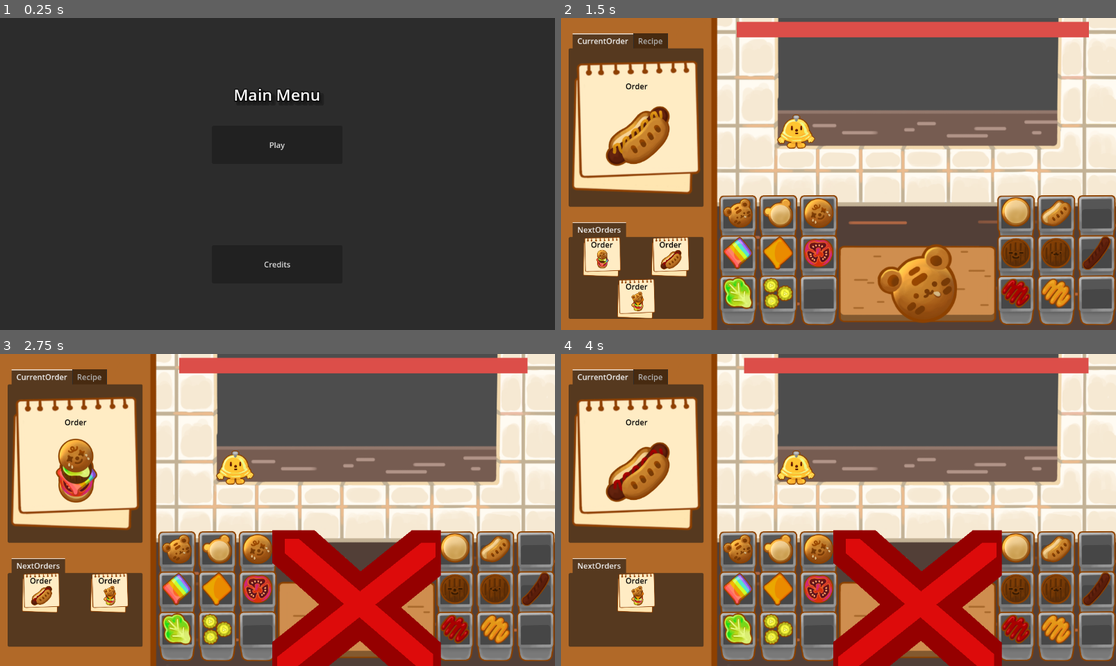
Above: before the commit, frames 1-4 (two rows, left to right).
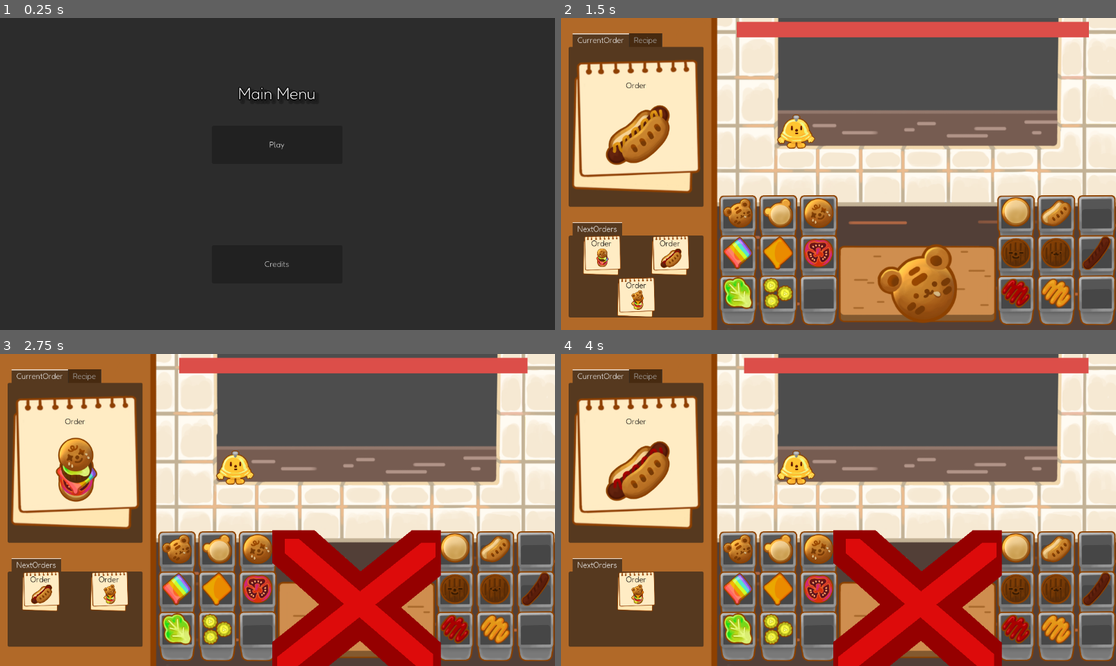
Above: after the commit, the same moments.

Repository: Gus700/FoodTruckBattles
Game: Godot game, scene res://scenes/SceneSwitcher.tscn
Same seed, same stepped clock (60 frames per second), same inputs: the game is played once before the commit and once after it.
Inputs (mouse positions are in pixels of both pictures, inside the frame that each line leads up to):
- Up to frame 1 (0.25 s): no input
- Up to frame 2 (1.5 s): click "Play" at 0.5 s; click (738, 211) at 1.27 s
- Up to frame 3 (2.75 s): click (233, 466) at 2 s
- Up to frame 4 (4 s): click (738, 547) at 2.77 s; click (794, 466) at 3.5 s

The runs differ from the first frame. In frame 1, 0.5% of the frame differs, in the area x 42-58%, y 22-80%; in frame 2, 2.7%, in the area x 1-26%, y 4-97%; in frame 3, 2.3%; in frame 4, 1.9%.

Commit message:
adding initial lore scene, cleaned up some of folders

Diff:
--- a/data/recipes.json
+++ /dev/null
@@ -1,15 +0,0 @@
-{
-	"hotDog": {
-		"ingredients": [
-			"hotDogBun",
-			"sausage",
-			"ketchup"
-		]
-	},
-	"burger" : [
-		"topBurgerBun",
-		"patty",
-		"tomato",
-		"bottomburgerbun"
-	]
-}
--- a/project.godot
+++ b/project.godot
@@ -19,6 +19,10 @@
 
 GlobalSig="*res://scripts/globalScripts/globalSig.gd"
 
+[gui]
+
+theme/custom_font="res://misc/Fredoka-VariableFont_wdth,wght.ttf"
+
 [rendering]
 
 renderer/rendering_method="gl_compatibility"
--- a/scenes/CraftingItem.tscn
+++ b/scenes/CraftingItem.tscn
@@ -1,6 +1,5 @@
-[gd_scene load_steps=3 format=3 uid="uid://dr2dst2nyakd"]
+[gd_scene load_steps=2 format=3 uid="uid://dr2dst2nyakd"]
 
-[ext_resource type="Texture2D" uid="uid://dhpn4wjttsn3h" path="res://assets/hotdog.png" id="1_dowo3"]
 [ext_resource type="Script" path="res://scripts/craftingItem.gd" id="2_lbae5"]
 
 [node name="CraftingItem" type="TextureRect"]
@@ -12,7 +11,6 @@
 grow_vertical = 2
 size_flags_horizontal = 3
 size_flags_vertical = 3
-texture = ExtResource("1_dowo3")
 expand_mode = 1
 stretch_mode = 3
 script = ExtResource("2_lbae5")
--- a/scenes/Level.tscn
+++ b/scenes/Level.tscn
@@ -261,9 +261,9 @@
 [node name="CompletionBell" type="TextureButton" parent="."]
 layout_mode = 1
 anchors_preset = -1
-anchor_left = 0.389
+anchor_left = 0.388889
 anchor_top = 0.309
-anchor_right = 0.458
+anchor_right = 0.457889
 anchor_bottom = 0.42
 offset_top = -0.23201
 texture_normal = ExtResource("6_1ceec")
--- a/scenes/PrepArea.tscn
+++ b/scenes/PrepArea.tscn
@@ -1,15 +1,11 @@
-[gd_scene load_steps=11 format=3 uid="uid://grxikpbbqced"]
+[gd_scene load_steps=7 format=3 uid="uid://grxikpbbqced"]
 
 [ext_resource type="Script" path="res://scripts/orderArea.gd" id="1_qsrft"]
 [ext_resource type="Resource" uid="uid://buiojh341edde" path="res://resourceData/burger.tres" id="2_d3oaa"]
 [ext_resource type="Resource" uid="uid://dnpf515es6dr0" path="res://resourceData/hotDog.tres" id="3_qkwbk"]
 [ext_resource type="PackedScene" uid="uid://bxcpeosapmm1b" path="res://scenes/SelectableIngredient.tscn" id="4_5s7qt"]
 [ext_resource type="PackedScene" uid="uid://ccgy2s607edvd" path="res://scenes/OrderCard.tscn" id="4_e8vaf"]
-[ext_resource type="Texture2D" uid="uid://ctss8d3jyqgoy" path="res://assets/bell.png" id="6_1qcec"]
 [ext_resource type="Script" path="res://scripts/craftingArea.gd" id="6_755mq"]
-[ext_resource type="Texture2D" uid="uid://cincguvpntqgu" path="res://assets/hotdog_bun.png" id="8_rt3ws"]
-[ext_resource type="Texture2D" uid="uid://dhpn4wjttsn3h" path="res://assets/hotdog.png" id="9_hb51t"]
-[ext_resource type="Texture2D" uid="uid://6m4q5hc5r4xa" path="res://assets/ketchup.png" id="10_1o1xx"]
 
 [node name="PrepArea" type="Control"]
 layout_mode = 3
@@ -67,24 +63,17 @@
 layout_mode = 2
 size_flags_horizontal = 4
 size_flags_vertical = 4
-texture_normal = ExtResource("6_1qcec")
 ignore_texture_size = true
 stretch_mode = 5
 
 [node name="SelectableIngredient" parent="VBoxContainer/IngredientsArea" instance=ExtResource("4_5s7qt")]
 layout_mode = 2
-ingredientName = "hotDogBun"
-mainTexture = ExtResource("8_rt3ws")
 
 [node name="SelectableIngredient2" parent="VBoxContainer/IngredientsArea" instance=ExtResource("4_5s7qt")]
 layout_mode = 2
-ingredientName = "sausage"
-mainTexture = ExtResource("9_hb51t")
 
 [node name="SelectableIngredient3" parent="VBoxContainer/IngredientsArea" instance=ExtResource("4_5s7qt")]
 layout_mode = 2
-ingredientName = "ketchup"
-mainTexture = ExtResource("10_1o1xx")
 
 [connection signal="update_recipe" from="VBoxContainer/OrderArea" to="VBoxContainer/CraftingArea" method="_on_order_area_update_recipe"]
 [connection signal="request_updated_order" from="VBoxContainer/CraftingArea" to="VBoxContainer/OrderArea" method="_on_crafting_area_request_updated_order"]
--- /dev/null
+++ b/scenes/loreScene.tscn
@@ -0,0 +1,70 @@
+[gd_scene load_steps=5 format=3 uid="uid://g6jpe0rh2xoo"]
+
+[ext_resource type="Script" path="res://scripts/loreScene.gd" id="1_pjpxh"]
+[ext_resource type="Texture2D" uid="uid://b5najsyc2rjed" path="res://assets/loreScenes/full/angel_s_scripture.png" id="2_jk1s3"]
+[ext_resource type="Texture2D" uid="uid://bmh0n4fiiyjvg" path="res://assets/loreScenes/full/narrative_bubble.png" id="3_sjyyf"]
+
+[sub_resource type="LabelSettings" id="LabelSettings_j3wkt"]
+font_size = 25
+font_color = Color(0, 0, 0, 1)
+
+[node name="LoreScene" type="Control"]
+layout_mode = 3
+anchors_preset = 15
+anchor_right = 1.0
+anchor_bottom = 1.0
+grow_horizontal = 2
+grow_vertical = 2
+script = ExtResource("1_pjpxh")
+img = ExtResource("2_jk1s3")
+
+[node name="backgroundImage" type="TextureRect" parent="."]
+layout_mode = 1
+anchors_preset = 15
+anchor_right = 1.0
+anchor_bottom = 1.0
+grow_horizontal = 2
+grow_vertical = 2
+texture = ExtResource("2_jk1s3")
+expand_mode = 1
+stretch_mode = 5
+
+[node name="textBubble" type="TextureRect" parent="."]
+layout_mode = 1
+anchors_preset = -1
+anchor_left = 0.167
+anchor_top = 0.031
+anchor_right = 0.833
+anchor_bottom = 0.198
+texture = ExtResource("3_sjyyf")
+expand_mode = 1
+
+[node name="MarginContainer" type="MarginContainer" parent="textBubble"]
+layout_mode = 1
+anchors_preset = 15
+anchor_right = 1.0
+anchor_bottom = 1.0
+grow_horizontal = 2
+grow_vertical = 2
+theme_override_constants/margin_left = 35
+theme_override_constants/margin_top = 10
+theme_override_constants/margin_right = 35
+theme_override_constants/margin_bottom = 10
+
+[node name="Label" type="Label" parent="textBubble/MarginContainer"]
+layout_mode = 2
+text = "This is a test of the text that would apear for the story secction of the the lore scenes that would explore the  rest of the story about all of the trucks  that you meet along the way"
+label_settings = SubResource("LabelSettings_j3wkt")
+vertical_alignment = 1
+autowrap_mode = 2
+
+[node name="NextScene" type="Button" parent="."]
+layout_mode = 1
+anchors_preset = -1
+anchor_left = 0.681
+anchor_top = 0.889
+anchor_right = 0.847
+anchor_bottom = 0.963
+theme_override_colors/font_color = Color(1, 1, 1, 1)
+theme_override_font_sizes/font_size = 23
+text = "Challenge Truck!"
--- /dev/null
+++ b/scripts/loreScene.gd
@@ -0,0 +1,17 @@
+extends Control
+
+@export var img: Texture2D
+@onready var bgImgNode = $backgroundImage
+
+# Called when the node enters the scene tree for the first time.
+func _ready() -> void:
+	setBgImg(img)
+
+
+# Called every frame. 'delta' is the elapsed time since the previous frame.
+func _process(delta: float) -> void:
+	pass
+
+func setBgImg(img) -> void:
+	if img != null:
+		bgImgNode.texture = img
Binary file removed: assets/bbq.png
Not shown, removed: assets/bbq.png.import
Binary file removed: assets/bbq_bottle.png
Not shown, removed: assets/bbq_bottle.png.import
Binary file removed: assets/beef_patty.png
Not shown, removed: assets/beef_patty.png.import
Binary file removed: assets/bell.png
Not shown, removed: assets/bell.png.import
Binary file removed: assets/big_container.png
Not shown, removed: assets/big_container.png.import
Binary file removed: assets/bun_bottom.png
Not shown, removed: assets/bun_bottom.png.import
(and 90 more such lines)
